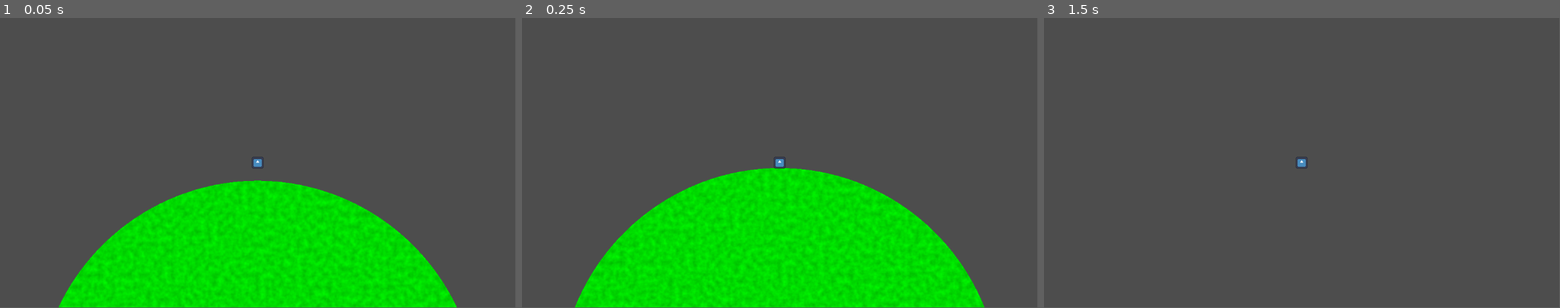
Above: before the commit, frames 1-3 (left to right).
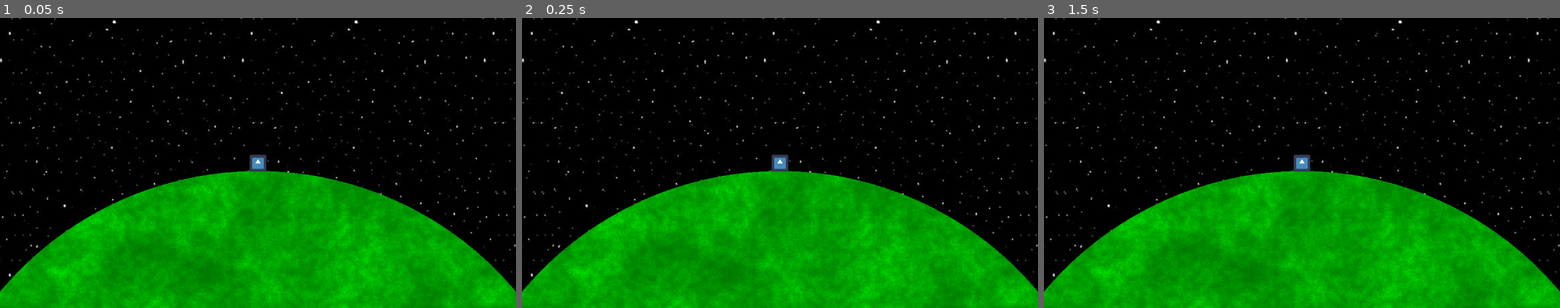
Above: after the commit, the same moments.

Repository: ChWh2/2dplanetgame
Game: Godot game, scene res://Scenes/space.tscn
Two runs of this game, one before a commit and one after it. Both use one fixed random seed, a clock stepped at 60 frames per second and the inputs below. The engine's default icon, where the game draws it, is replaced by a stand-in: a white triangle on a blue panel in a dark square.
Inputs:
- Up to frame 1 (0.05 s): no input
- Up to frame 2 (0.25 s): no input
- Up to frame 3 (1.5 s): tap Enter (ui_accept) at 0.5, 1.35 s; hold Right (ui_right) 0.53-1.28 s; hold Enter (ui_accept) 0.53-1.28 s; hold Left (ui_left) from 1.28 s (still down)
In our replay, the window is 799x449 before the commit and 800x450 after it. These sizes can differ from the game's own. Grey fills any space a smaller window leaves; there, only what the larger window draws over its background counts as a difference.

The runs differ from the first frame. In frame 1, 99% of the frame differs, in the area x 0-100%, y 0-100%; in frame 2, 99%; in frame 3, 99%.

Commit message:
Added Snap to planet and space background

Diff:
--- a/Scenes/planet.tscn
+++ b/Scenes/planet.tscn
@@ -1,6 +1,5 @@
-[gd_scene load_steps=8 format=3 uid="uid://bt64bj0v1ccji"]
+[gd_scene load_steps=7 format=3 uid="uid://bt64bj0v1ccji"]
 
-[ext_resource type="Script" path="res://Scripts/planet.gd" id="1_e6p50"]
 [ext_resource type="Shader" path="res://planet.gdshader" id="2_h1sy1"]
 
 [sub_resource type="CircleShape2D" id="CircleShape2D_csc6h"]
@@ -11,11 +10,14 @@
 shader_parameter/radius = 1.0
 
 [sub_resource type="Gradient" id="Gradient_hsn1c"]
-colors = PackedColorArray(0, 0.721569, 0, 1, 0, 1, 0, 1)
+colors = PackedColorArray(0, 0.435294, 0, 1, 0, 1, 0, 1)
 
 [sub_resource type="FastNoiseLite" id="FastNoiseLite_2hrqb"]
 noise_type = 3
-frequency = 0.0734
+seed = 1
+fractal_lacunarity = 3.0
+fractal_gain = 1.13
+fractal_weighted_strength = 0.59
 
 [sub_resource type="NoiseTexture2D" id="NoiseTexture2D_fe67u"]
 width = 1000
@@ -24,14 +26,10 @@
 noise = SubResource("FastNoiseLite_2hrqb")
 
 [node name="Planet" type="StaticBody2D"]
-script = ExtResource("1_e6p50")
-mass = 7.6
-massPow = 15
 
 [node name="CollisionShape2D" type="CollisionShape2D" parent="."]
 shape = SubResource("CircleShape2D_csc6h")
 
 [node name="Sprite2D" type="Sprite2D" parent="."]
 material = SubResource("ShaderMaterial_2x14c")
-scale = Vector2(0.988281, 1)
 texture = SubResource("NoiseTexture2D_fe67u")
--- a/Scenes/player.tscn
+++ b/Scenes/player.tscn
@@ -19,9 +19,10 @@
 
 [node name="Camera2D" type="Camera2D" parent="."]
 ignore_rotation = false
-
-[node name="GroundCast" type="RayCast2D" parent="."]
-target_position = Vector2(0, 15)
+zoom = Vector2(1.5, 1.5)
+position_smoothing_speed = 15.0
+rotation_smoothing_speed = 15.0
 
 [node name="ReGround" type="RayCast2D" parent="."]
 target_position = Vector2(0, 1000)
+hit_from_inside = true
--- a/Scenes/space.tscn
+++ b/Scenes/space.tscn
@@ -1,11 +1,27 @@
-[gd_scene load_steps=3 format=3 uid="uid://g0uiiq7672w1"]
+[gd_scene load_steps=4 format=3 uid="uid://g0uiiq7672w1"]
 
 [ext_resource type="PackedScene" uid="uid://bt64bj0v1ccji" path="res://Scenes/planet.tscn" id="1_4teii"]
 [ext_resource type="PackedScene" uid="uid://cfhrogonp7by0" path="res://Scenes/player.tscn" id="2_jxql8"]
+[ext_resource type="Texture2D" uid="uid://c6eekm3dti5ua" path="res://Assets/360_F_215948377_kgIhNUy4X0iYsyUfYd9KKIViSPOxclbC.jpg" id="3_eqvlc"]
 
 [node name="Space" type="Node2D"]
+
+[node name="CanvasLayer" type="CanvasLayer" parent="."]
+layer = -1
+follow_viewport_enabled = true
+
+[node name="TextureRect" type="TextureRect" parent="CanvasLayer"]
+offset_left = -18000.0
+offset_top = -18000.0
+offset_right = 18000.0
+offset_bottom = 18000.0
+texture = ExtResource("3_eqvlc")
+stretch_mode = 1
 
 [node name="Planet" parent="." groups=["Gravity Attractors"] instance=ExtResource("1_4teii")]
 
 [node name="Player" parent="." instance=ExtResource("2_jxql8")]
 position = Vector2(0, -542)
+
+[node name="Planet2" parent="." groups=["Gravity Attractors"] instance=ExtResource("1_4teii")]
+position = Vector2(-1110, 7)
--- a/Scripts/GravAttractor.gd
+++ /dev/null
@@ -1,13 +0,0 @@
-extends Node2D
-class_name GravAttractor
-
-@export var mass : float
-@export var massPow : int
-@export var radius : float
-
-func getGravity(attractedPosition : Vector2) -> Vector2:
-	var r = attractedPosition.distance_to(global_position)
-	var gravity = mass * Constants.gravityConst * pow(10.0, massPow + Constants.gravityConstPow)
-	gravity = gravity/r
-
-	return attractedPosition.direction_to(global_position).normalized() * gravity
--- a/Scripts/Player.gd
+++ b/Scripts/Player.gd
@@ -2,49 +2,34 @@
 
 
 const SPEED = 300.0
-const JUMP_VELOCITY = -400.0
+const JUMP_VELOCITY = -4.0
 
 var rawPosition : Vector2
 
-var supposedToBeGrounded : bool = false
-
-func onFloor() -> bool:
-	return $GroundCast.is_colliding()
-
 func _physics_process(delta: float) -> void:
 
-	var gravity = Vector2.ZERO
+	#look at closest attractor
+	var closestAttractor = Vector2.INF
 	for i in get_tree().get_nodes_in_group("Gravity Attractors"):
-		if i is GravAttractor:
-			gravity += i.getGravity(global_position)
+		if closestAttractor.distance_to(global_position) > i.global_position.distance_to(global_position):
+			closestAttractor = i.global_position
 
-	if !onFloor():
-		velocity += gravity * delta
+	var lookatVector = Vector3(0,0,-1).cross(Vector3(closestAttractor.x - global_position.x, closestAttractor.y - global_position.y, 0.0).normalized())
+	print(lookatVector)
+	look_at(Vector2(lookatVector.x, lookatVector.y) + global_position)
+
+	#movement
+	var direction := Input.get_axis("Left", "Right")
+	if direction:
+		velocity = direction * SPEED * Vector2(cos(rotation), sin(rotation))
 	else:
-		velocity += gravity.normalized() * delta
+		velocity.x = move_toward(velocity.x, 0.0, SPEED/2.0)
+		velocity.y = move_toward(velocity.y, 0.0, SPEED/2.0)
+	move_and_slide()
 
-	var gravityDir = gravity.normalized() * 30.0
+	#stick to floor
+	if $ReGround.get_collision_point():
+		var point : Vector2 = $ReGround.get_collision_point()
+		point += (point.direction_to(global_position)).normalized() * 12.0
 
-	if gravity.length() > 1.0:
-		look_at(Vector2(gravityDir.y, -gravityDir.x) + global_position)
-
-	if supposedToBeGrounded == false and onFloor():
-		print("Set grounded")
-		supposedToBeGrounded = true
-
-	# Handle jump.
-	if Input.is_action_pressed("ui_accept") and onFloor():
-		velocity += JUMP_VELOCITY * gravityDir
-		print("Deset grounded")
-		supposedToBeGrounded = false
-
-	if supposedToBeGrounded:
-		print("resetPos")
-		position = $ReGround.get_collision_point() + $ReGround.get_collision_normal() * 12.0
-
-	# Get the input direction and handle the movement/deceleration.
-	# As good practice, you should replace UI actions with custom gameplay actions.
-	var direction := Input.get_axis("ui_left", "ui_right")
-	if direction and onFloor():
-		velocity += direction * SPEED * delta * Vector2(cos(rotation), sin(rotation))
-	move_and_slide()
+		global_position = point
--- a/Scripts/planet.gd
+++ /dev/null
@@ -1 +0,0 @@
-extends GravAttractor
--- a/project.godot
+++ b/project.godot
@@ -19,6 +19,23 @@
 
 Constants="*res://Scripts/constants.gd"
 
+[display]
+
+window/stretch/mode="viewport"
+
 [global_group]
 
 "Gravity Attractors"="Anything with gravity"
+
+[input]
+
+Left={
+"deadzone": 0.5,
+"events": [Object(InputEventKey,"resource_local_to_scene":false,"resource_name":"","device":-1,"window_id":0,"alt_pressed":false,"shift_pressed":false,"ctrl_pressed":false,"meta_pressed":false,"pressed":false,"keycode":0,"physical_keycode":65,"key_label":0,"unicode":97,"location":0,"echo":false,"script":null)
+]
+}
+Right={
+"deadzone": 0.5,
+"events": [Object(InputEventKey,"resource_local_to_scene":false,"resource_name":"","device":-1,"window_id":0,"alt_pressed":false,"shift_pressed":false,"ctrl_pressed":false,"meta_pressed":false,"pressed":false,"keycode":0,"physical_keycode":68,"key_label":0,"unicode":100,"location":0,"echo":false,"script":null)
+]
+}
Binary file added: Assets/360_F_215948377_kgIhNUy4X0iYsyUfYd9KKIViSPOxclbC.jpg
Not shown, added: Assets/360_F_215948377_kgIhNUy4X0iYsyUfYd9KKIViSPOxclbC.jpg.import
